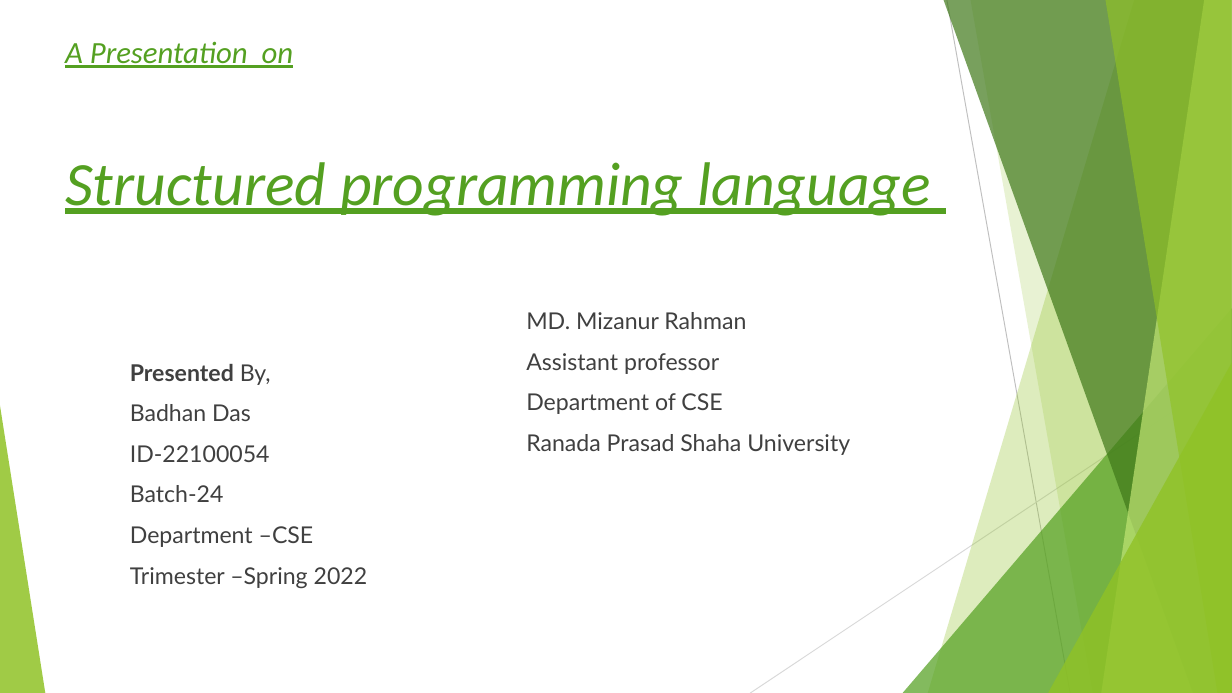
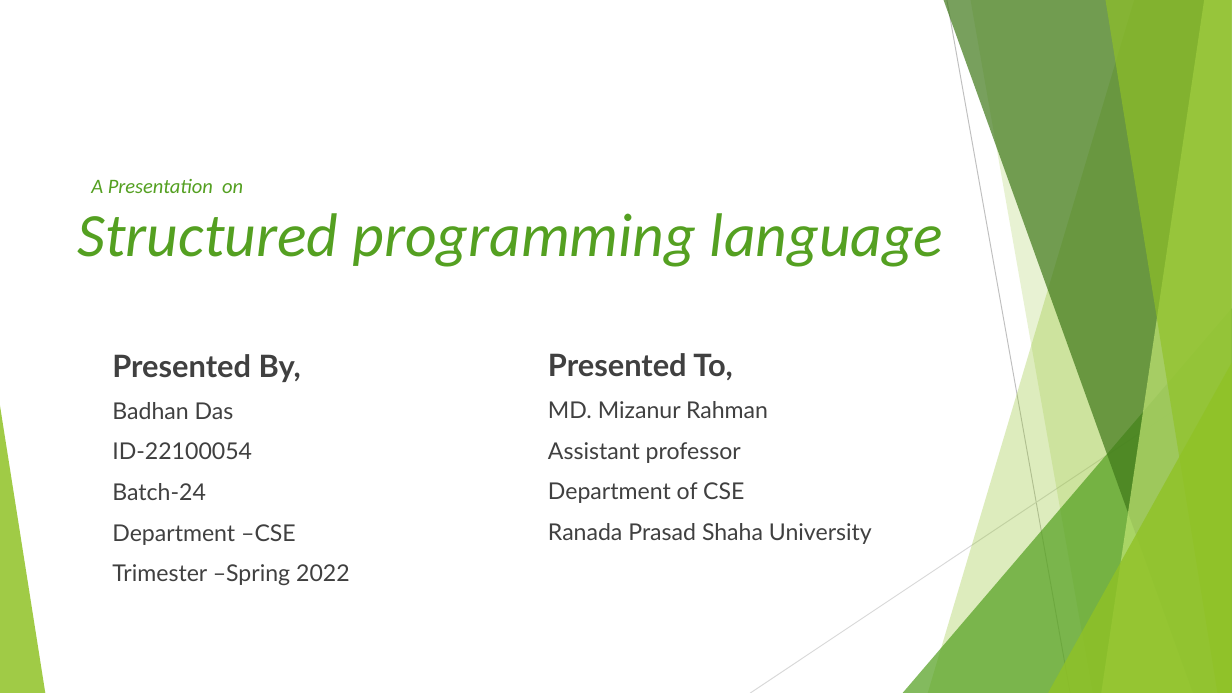
Before and after one commit to thewhiteant/Learning_Something, a slide deck: slide 1 of pptx/badhon/badhon.pptx. Drawn at 1232x693 pixels with LibreOffice and Linux fonts; fonts in the diff are those of the drawing. Boxes give left, top, right and bottom in pixels: in the first picture for what was removed or moved away, otherwise in the second. Text is boxed around its words. In the diff, an @@ line names an element or a change of style, - is before the commit and + after.

```diff
--- a/pptx/badhon/badhon.pptx
+++ b/pptx/badhon/badhon.pptx
@@ text added at [91,179,243,193], 16 pt, text #54A021, italic @@
+A Presentation on
@@ title at [77,213,943,267]: text changed @@
-A Presentation on
-Structured programming language
+Structured programming language
@@ text "Presented By,": place and size @@
-text "Presented By," at [130,364,368,588]
+text "Presented By," at [112,354,350,585]
@@ text at [112,354,301,382]: size 18 to 24 pt in "Presented By,"; bold on in "By," @@
@@ text "Presented To,": place and size @@
-text "Presented To," at [526,312,850,455]
+text "Presented To," at [548,353,872,544]
@@ text at [548,353,733,380]: paragraph added @@
+Presented To,
```
Also in this commit, not shown: 1 other slide changed, 1 slide added, 1 other file.
